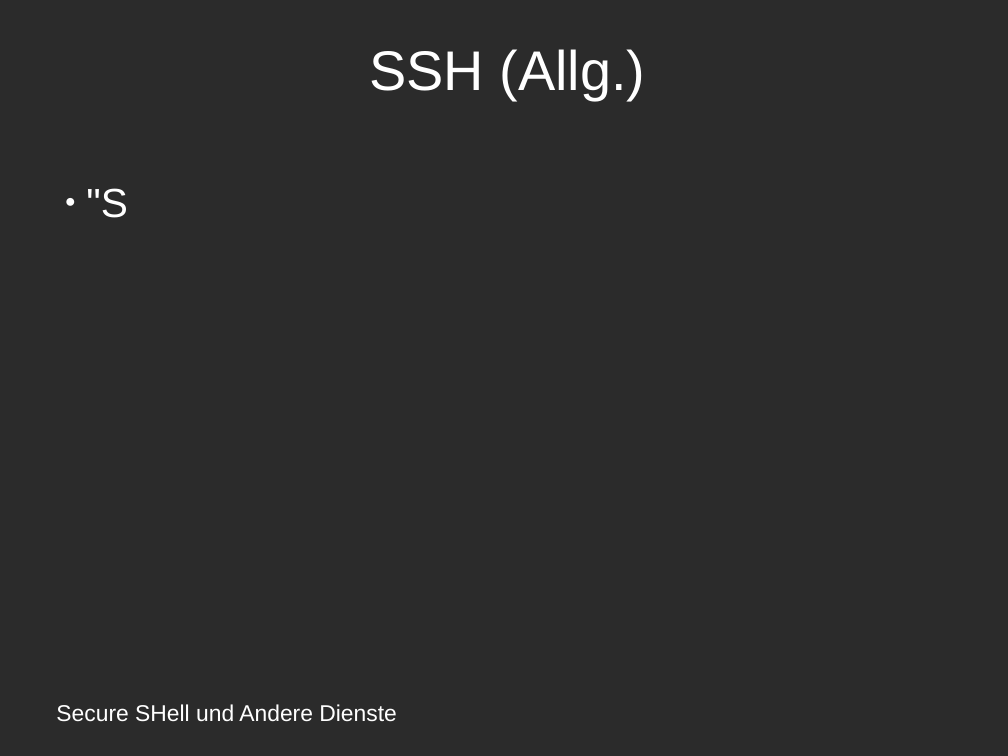
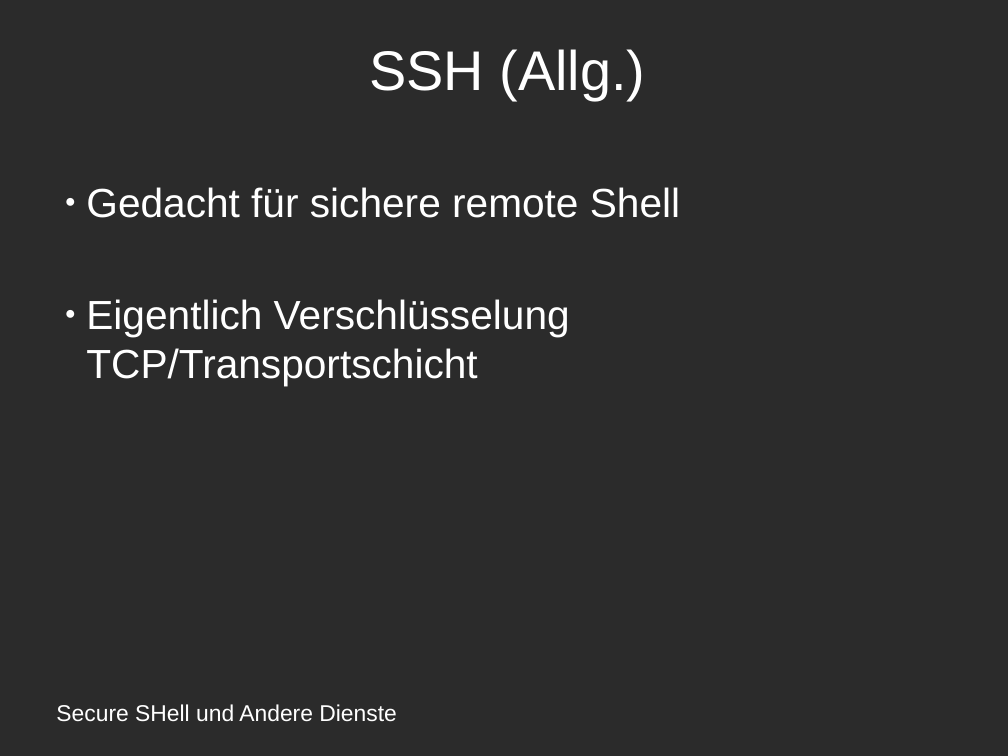
Before and after one commit to amlispolska/SSH-Projekt, a slide deck: slide 14 of ssh-presentation.odp. Drawn at 1008x756 pixels with LibreOffice and Linux fonts; fonts in the diff are those of the drawing; background and template pictures are left out; a plain dark background stands for a picture behind light text. Boxes give left, top, right and bottom in pixels: in the first picture for what was removed or moved away, otherwise in the second. Text is boxed around its words. In the diff, an @@ line names an element or a change of style, - is before the commit and + after.

```diff
--- a/ssh-presentation.odp
+++ b/ssh-presentation.odp
@@ subtitle at (x1=86, y1=187, x2=680, y2=386): text changed @@
-● "S
+● Gedacht für sichere remote Shell
+● Eigentlich Verschlüsselung TCP/Transportschicht
```
Also in this commit, not shown: 4 slides added.
